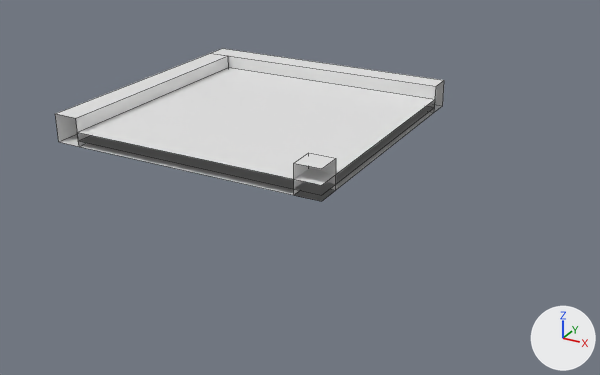
What one commit did to the Blender file static/block/curve/2.blend.
Both versions are drawn from a 50 mm lens placed at (7.43, -12.09, 4.94), pointed at (1.57, -1.45, -0.38). The lights are fixed; the arrows at lower right show +X, +Y and +Z. Mesh edges are drawn as thin lines.

The scene before the commit, as lines of its bpy script (objects in view):
```python
me_plane_005 = bpy.data.meshes.new('Plane.005')
me_plane_005.from_pydata(...)  # 8 vertices, 4 faces; spans x -2.05..2.5, y -2.5..2.05, z 0.0..0.15
# before: 0 (-2.05, -2.5, 0.0) at pixel (78, 140), 1 (2.5, -2.5, 0.0) at pixel (321, 195), 3 (2.5, 2.05, 0.0) at pixel (434, 107), 4 (-2.05, -2.5, 0.15) at pixel (77, 132), 5 (2.5, -2.5, 0.15) at pixel (321, 185)
# before: 7 (2.5, 2.05, 0.15) at pixel (435, 99)
me_plane_151 = bpy.data.meshes.new('Plane.151')
me_plane_151.from_pydata(...)  # 8 vertices, 5 faces; spans x -2.5..-2.05, y -2.5..2.05, z 0.0..0.5
# before: 0 (-2.5, -2.5, 0.0) at pixel (58, 141), 1 (-2.05, -2.5, 0.0) at pixel (79, 146), 4 (-2.5, -2.5, 0.5) at pixel (55, 113), 5 (-2.05, -2.5, 0.5) at pixel (75, 118)
me_plane_155 = bpy.data.meshes.new('Plane.155')
me_plane_155.from_pydata(...)  # 8 vertices, 4 faces; spans x 2.045..2.5, y -2.5..-2.045, z 0.0..0.5
# before: 0 (2.045, -2.5, 0.0) at pixel (293, 195), 1 (2.5, -2.5, 0.0) at pixel (321, 201), 3 (2.5, -2.045, 0.0) at pixel (335, 190), 4 (2.045, -2.5, 0.5) at pixel (293, 163), 5 (2.5, -2.5, 0.5) at pixel (321, 168)
# before: 7 (2.5, -2.045, 0.5) at pixel (336, 158)
me_plane_156 = bpy.data.meshes.new('Plane.156')
me_plane_156.from_pydata([(-2.5, 2.05, 0.0), (2.5, 2.05, 0.0), (-2.5, 2.5, 0.0), (2.5, 2.5, 0.0), (-2.5, 2.05, 0.5), (2.5, 2.05, 0.5), (-2.5, 2.5, 0.5), (2.5, 2.5, 0.5)], [], [(2, 3, 1, 0), (6, 4, 5, 7), (0, 1, 5, 4), (2, 0, 4, 6), (3, 2, 6, 7)])
me_plane_157 = bpy.data.meshes.new('Plane.157')
me_plane_157.from_pydata(...)  # 8 vertices, 4 faces; spans x -2.05..2.5, y -2.5..2.05, z 0.0..0.1
# before: 0 (-2.05, -2.5, 0.0) at pixel (79, 146), 1 (2.5, -2.5, 0.0) at pixel (321, 201), 3 (2.5, 2.05, 0.0) at pixel (434, 112), 4 (-2.05, -2.5, 0.1) at pixel (78, 140), 5 (2.5, -2.5, 0.1) at pixel (321, 195)
# before: 7 (2.5, 2.05, 0.1) at pixel (434, 107)
ob_cuboid_0_slab = bpy.data.objects.new('cuboid_0_slab', me_plane_005)
ob_cuboid_0_slab.location = (0.0, 0.0, 0.1)
ob_cuboid_0_wall = bpy.data.objects.new('cuboid_0_wall', me_plane_151)
ob_cuboid_0_wall.location = (0.0, 0.0, 0.0)
ob_cuboid_0_wall_001 = bpy.data.objects.new('cuboid_0_wall.001', me_plane_157)
ob_cuboid_0_wall_001.location = (0.0, 0.0, 0.0)
ob_cuboid_0_wall_002 = bpy.data.objects.new('cuboid_0_wall.002', me_plane_156)
ob_cuboid_0_wall_002.location = (0.0, 0.0, 0.0)
ob_cuboid_0_wall_003 = bpy.data.objects.new('cuboid_0_wall.003', me_plane_155)
ob_cuboid_0_wall_003.location = (0.0, 0.0, 0.0)
```
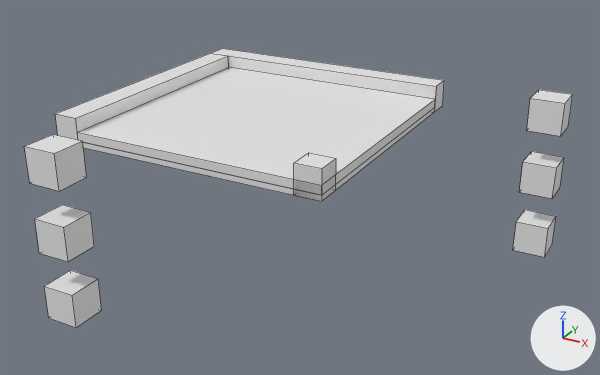
Location of each change, (x1, y1, x2, y2) in pixels of the pictures (600 x 375 px):
'cuboid_0_slab', reshaped
    before: (77, 68, 435, 194)
    after: (77, 68, 435, 195)
'cuboid_0_wall.001', reshaped
    before: (79, 106, 434, 201)
    after: (83, 107, 435, 201)
'cuboid_0_wall', reshaped (6% shorter)
    before: (55, 53, 229, 146)
    after: (55, 53, 229, 140)
'slot.003', added
    after: (24, 134, 87, 191)
'slot.001', added
    after: (35, 205, 94, 262)
'slot.005', added
    after: (44, 270, 101, 328)
'slot.002', added
    after: (527, 90, 573, 136)
'slot', added
    after: (520, 151, 564, 199)
'slot.004', added
    after: (513, 210, 556, 257)
part 1 of me_plane_157, added
    after: (83, 107, 435, 201)
part 2 of me_plane_155, added
    after: (294, 159, 336, 201)
part 3 of me_plane_151, added
    after: (55, 114, 78, 140)
part 4 of me_plane_005, added
    after: (77, 100, 435, 195)

Diff of the bpy script that builds the scene:
```diff
--- a/static/block/curve/2.blend.py
+++ b/static/block/curve/2.blend.py
@@ me_plane_157 @@
 me_plane_157.from_pydata(...)  # 8 vertices, 4 faces; spans x -2.05..2.5, y -2.5..2.05, z 0.0..0.1
 # used by ob_cuboid_0_wall_001; location = (0.0, 0.0, 0.0)
 # verts and faces of me_plane_157; kept vertices keep their numbers, new ones are numbered from 8
+# me_plane_157 part 1
+faces += [(1, 3, 7, 5), (0, 1, 5, 4)]
@@ me_plane_155 @@
 me_plane_155.from_pydata(...)  # 8 vertices, 4 faces; spans x 2.045..2.5, y -2.5..-2.045, z 0.0..0.5
 # used by ob_cuboid_0_wall_003; location = (0.0, 0.0, 0.0)
 # verts and faces of me_plane_155; kept vertices keep their numbers, new ones are numbered from 8
+# me_plane_155 part 2
+faces += [(1, 3, 7, 5), (0, 1, 5, 4)]
@@ me_plane_151 @@
 me_plane_151.from_pydata(...)  # 8 vertices, 5 faces; spans x -2.5..-2.05, y -2.5..2.05, z 0.0..0.5
 # used by ob_cuboid_0_wall; location = (0.0, 0.0, 0.0)
 # verts and faces of me_plane_151; kept vertices keep their numbers, new ones are numbered from 8
+# me_plane_151 part 3
+faces += [(0, 1, 5, 4)]
@@ me_plane_005 @@
 me_plane_005.from_pydata(...)  # 8 vertices, 4 faces; spans x -2.05..2.5, y -2.5..2.05, z 0.0..0.15
 # used by ob_cuboid_0_slab; location = (0.0, 0.0, 0.1)
 # verts and faces of me_plane_005; kept vertices keep their numbers, new ones are numbered from 8
+# me_plane_005 part 4
+faces += [(1, 3, 7, 5), (0, 1, 5, 4)]
@@ me_cube_005 @@
+me_cube_005.from_pydata(...)  # a box spanning x -0.25..0.25, y -0.25..0.25, z -0.25..0.25
@@ ob_slot_005 @@
+ob_slot_005 = bpy.data.objects.new('slot.005', me_cube_005)
+ob_slot_005.location = (0.0, -5.0, -1.0)
@@ ob_slot_004 @@
+ob_slot_004 = bpy.data.objects.new('slot.004', me_cube_005.copy())
+ob_slot_004.location = (5.0, 0.0, -1.0)
@@ ob_slot_003 @@
+ob_slot_003 = bpy.data.objects.new('slot.003', me_cube_005.copy())
+ob_slot_003.location = (0.0, -5.0, 1.0)
@@ ob_slot_002 @@
+ob_slot_002 = bpy.data.objects.new('slot.002', me_cube_005.copy())
+ob_slot_002.location = (5.0, 0.0, 1.0)
@@ ob_slot_001 @@
+ob_slot_001 = bpy.data.objects.new('slot.001', me_cube_005.copy())
+ob_slot_001.location = (0.0, -5.0, 0.0)
@@ ob_slot @@
+ob_slot = bpy.data.objects.new('slot', me_cube_005.copy())
+ob_slot.location = (5.0, 0.0, 0.0)
```
